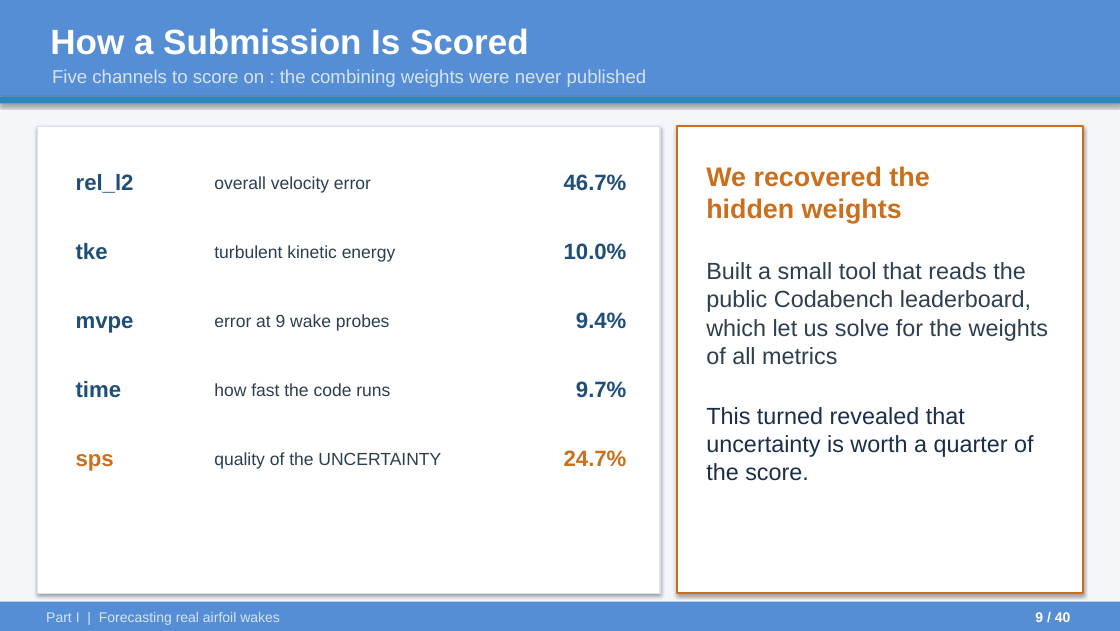
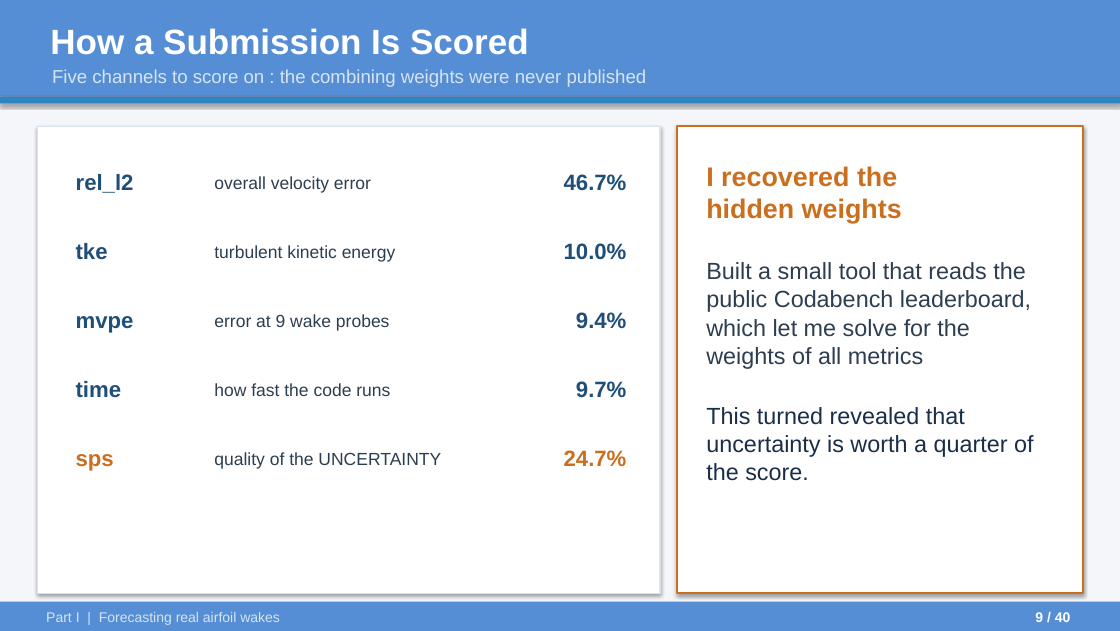
Before and after one commit to ARYAMANN7279/aurora-from-scratch-jax, a slide deck: slide 9 of UGP_Final/UGP_Final_Presentation.pptx. Drawn at 1120x631 pixels with LibreOffice and Linux fonts; fonts in the diff are those of the drawing. Boxes give left, top, right and bottom in pixels: in the first picture for what was removed or moved away, otherwise in the second. Text is boxed around its words. In the diff, an @@ line names an element or a change of style, - is before the commit and + after.

```diff
--- a/UGP_Final/UGP_Final_Presentation.pptx
+++ b/UGP_Final/UGP_Final_Presentation.pptx
@@ text at [706, 166, 902, 224]: text changed @@
-We recovered the
-hidden weights
+I recovered the
+hidden weights
@@ text at [706, 262, 1031, 369]: text changed @@
-Built a small tool that reads the public Codabench leaderboard, which let us solve for the weights of all metrics
+Built a small tool that reads the public Codabench leaderboard, which let me solve for the weights of all metrics
```
Also in this commit, not shown: 19 other slides changed, 2 other files.
